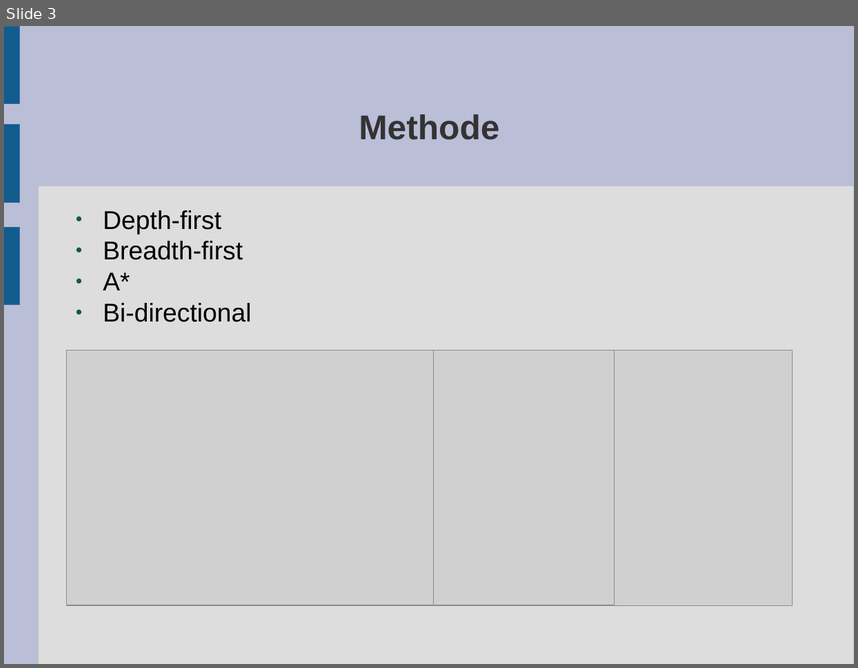
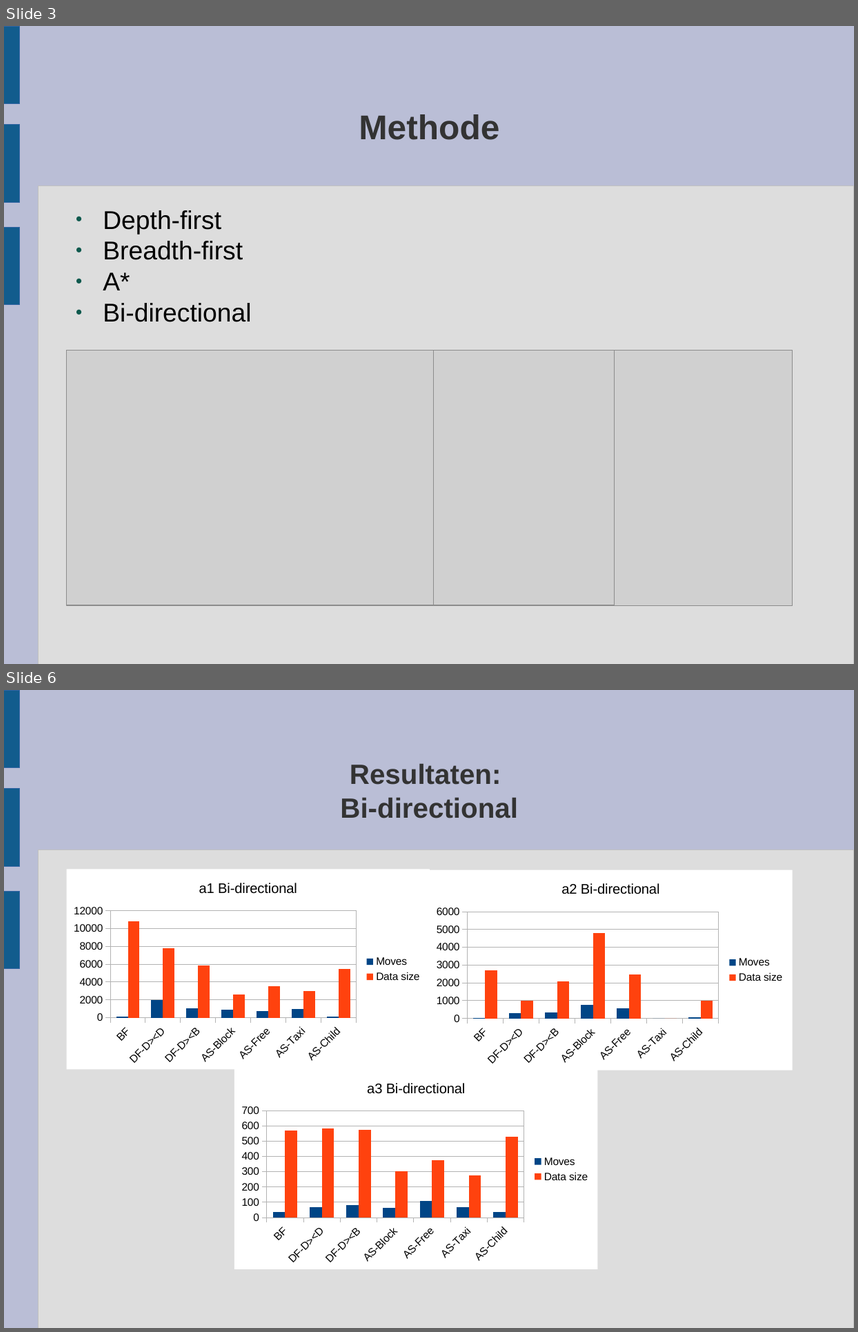
Before and after one commit to cmdras/spitsuur, a slide deck: Presentatie Heuristieken/Presentatie Heuristieken.odp. Shown one above the other, each under a label of ours: slide 3 before the commit, slides 3 and 6 after it; the slides between them are not shown. The pictures are 858x668 and 858x1332 pixels, drawn with LibreOffice and Linux fonts; fonts in the diff are those of the drawing; grey boxes stand for pictures. Boxes give left, top, right and bottom in pixels: in the first picture for what was removed or moved away, otherwise in the second. Text is boxed around its words. In the diff, an @@ line names an element or a change of style, - is before the commit and + after.

```diff
--- a/Presentatie Heuristieken/Presentatie Heuristieken.odp
+++ b/Presentatie Heuristieken/Presentatie Heuristieken.odp
@@ slide 6 added at (x1=4, y1=690, x2=854, y2=1328), background #BABED6; not listed: 4 template elements that a slide beside it also shows @@
@@ title added at (x1=340, y1=764, x2=518, y2=818), 26 pt, text #333333, bold @@
+Resultaten:
+Bi-directional
@@ column chart added at (x1=67, y1=869, x2=430, y2=1069) @@
+title "a1 Bi-directional"
+categories: BF, DF-D><D, DF-D><B, AS-Block, AS-Free, AS-Taxi, AS-Child
+Moves: 100, 2000, 1000, 900, 800, 1000, 100
+Data size: 10900, 7800, 5800, 2600, 3500, 3000, 5500
@@ column chart added at (x1=429, y1=869, x2=793, y2=1070) @@
+title "a2 Bi-directional"
+categories: BF, DF-D><D, DF-D><B, AS-Block, AS-Free, AS-Taxi, AS-Child
+Moves: 0, 300, 300, 800, 600, 0, 100
+Data size: 2700, 1000, 2100, 4800, 2500, 0, 1000
@@ column chart added at (x1=234, y1=1069, x2=598, y2=1270) @@
+title "a3 Bi-directional"
+categories: BF, DF-D><D, DF-D><B, AS-Block, AS-Free, AS-Taxi, AS-Child
+Moves: 40, 70, 80, 60, 110, 70, 40
+Data size: 570, 580, 570, 300, 380, 280, 530
```
Also in this commit, not shown: 5 other slides added, 2 slides removed.
